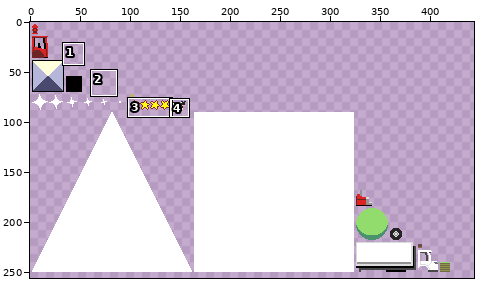
Sprite sheet, stored at ufo/android/assets/img/images.png. The picture above shows the old version from afar; the outline marks the close-up.
Close-up. The starting point:
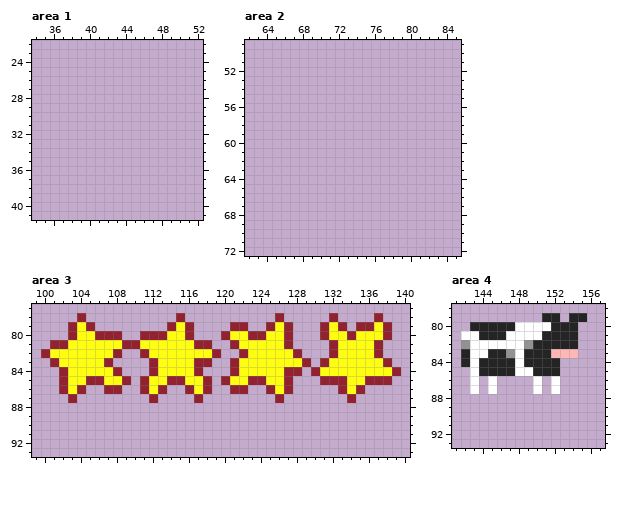
The file is 512x256 pixels. Shown: area 1: x 34..52, y 22..41; area 2: x 62..85, y 49..72; area 3: x 99..140, y 77..93; area 4: x 141..157, y 78..93. The wide view leaves out empty margins. The commit also changed other parts of the picture, which this record leaves out.
After:
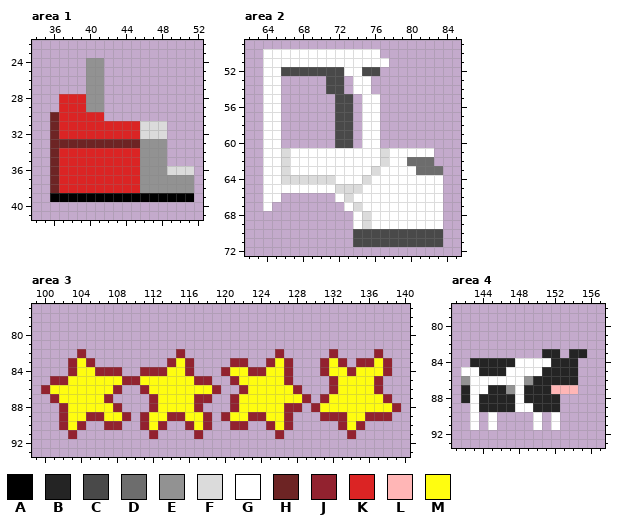
Palette (. is transparent): A #000000  B #242424  C #494949  D #6d6d6d  E #929292  F #dbdbdb  G #ffffff  H #6d2424  J #92222f  K #db2424  L #ffb6b6  M #fffd10
Change:
Changed rows in their new state; - is an unchanged pixel.
Area 1:
first column x 36:
24 ----EE----------
25 ----EE----------
26 ----EE----------
27 ----EE----------
28 -KKKEE----------
29 -KKKEE----------
30 HKKKKK----------
31 HKKKKKKKKKFFF---
32 HKKKKKKKKKFFF---
33 HHHHHHHHHHEEE---
34 HKKKKKKKKKEEE---
35 HKKKKKKKKKEEE---
36 HKKKKKKKKKEEEFFF
37 HKKKKKKKKKEEEEEE
38 HKKKKKKKKKEEEEEE
39 AAAAAAAAAAAAAAAA
Area 2:
first column x 64:
50 GGGGGGGGGGGGG-------
51 GGGGGGGGGGGGGG------
52 GGCCCCCCCGGCC-------
53 GG-----CC-GG--------
54 GG-----CC-GG--------
55 GG------CC-GG-------
56 GG------CC-GG-------
57 GG------CC-GG-------
58 GG------CC-GG-------
59 GG------CC-GG-------
60 GG------CC-GG-------
61 GGFGGGGGGGGGGFGGGGG-
62 GGFGGGGGGGGGGFGGDDD-
63 GGFGGGGGGGGGFGGGGDDD
64 GGFFFFFFGGGFGGGGGGGG
65 GGGGGGGGFFFGGGGGGGGG
66 GG------GFGGGGGGGGGG
67 G--------GFGGGGGGGGG
68 ----------GFGGGGGGGG
69 ----------GFGGGGGGGG
70 ----------CCCCCCCCCC
71 ----------CCCCCCCCCC
Area 3:
first column x 100:
78 ----.----------.----------.-----.----.--
79 ---...--------...----..--...---...-....-
80 ---......--......---........---........-
81 -..................--.......----......--
82 ....J....--....J....--....J..----....---
83 -..J-J..----..J-J..---J..J-J..---J.JJ---
84 --.J--JJ---J-J--J.--JM-JJ---.-.J--J---J.
85 -J---MM---JM--MM-J--.J-MM------.-M--M-.-
86 JMM-MMMM-----MMMM-MJ-.-MMM-MJ---JM-MMJ--
87 -JMMMMMJ-----MMMM-J--JMMMMMMMJ-JMMMMMMJ-
88 --JMMMMMJ---JMMMMJ---JMMMMMJJ-JMMMMMMMMJ
89 --JMMJJMMJ-JMMJJMMJ-JMMJJMMJ---JJJMMJJJ-
90 --JMJ--JJ--JMJ--JMJ--JJ--JMJ-----JMJ----
91 ---J--------J----J--------J-------J-----
Area 4:
first column x 142:
79 ---------..-..
80 -............-
81 .............-
82 .............-
83 .........-B.BB
84 .B-----GGG-BB-
85 G----G--G--BB-
86 E-G-GGGEBBBBB-
87 B-GBBEGBBBLLL-
88 BGBBBBGBBBB---
89 -GBBBBGGBBB---
90 -G-G----G-G---
91 -G-G----G-G---
Pixel boxes of the changes (left, top, right, bottom) in both close-ups:
added: (50, 58, 194, 202)
added: (263, 49, 443, 247)
changed: (41, 313, 401, 439)
changed: (461, 313, 587, 430)
